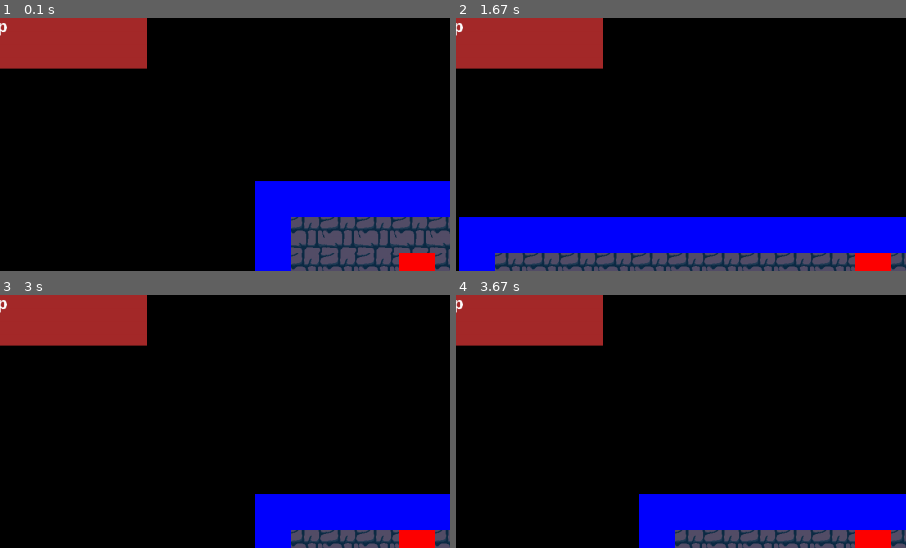
Above: before the commit, frames 1-4 (two rows, left to right).
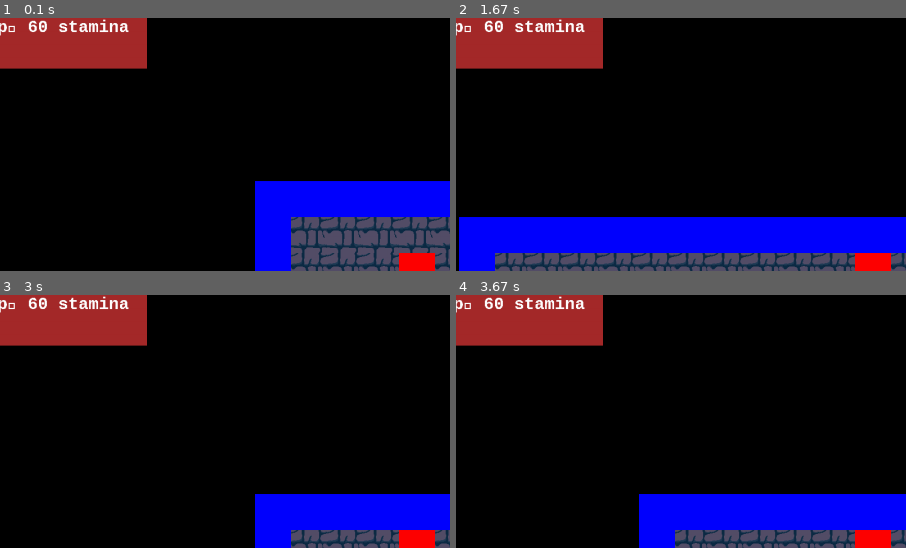
Above: after the commit, the same moments.

Repository: benedekhalaj/pygame-roguelike
Game: pygame game, started from play.py
Same seed, same stepped clock (60 frames per second), same inputs: the game is played once before the commit and once after it.
Inputs:
- Up to frame 1 (0.1 s): no input
- Up to frame 2 (1.67 s): hold Right 0.33-0.8 s; hold Up 0.83-1.13 s; hold Right 1.17-1.63 s
- Up to frame 3 (3 s): hold Left 1.67-2.2 s; hold Up 2.23-2.53 s; hold Left 2.57-2.97 s
- Up to frame 4 (3.67 s): hold Right from 3.4 s (still down)
The pictures show only the part of the screen within x 4-54%, y 0-50%; the shares and areas given below are measured in that part.

The runs differ from the first frame. In frame 1, 0.6% of the frame differs, in the area x 1-29%, y 0-6%; in frame 2, 0.6%; in frame 3, 0.6%; in frame 4, 0.6%.

Commit message:
Player: Add stamina print

Diff:
--- a/model/player/player.py
+++ b/model/player/player.py
@@ -1,4 +1,3 @@
-from pygame.constants import SCRAP_SELECTION
 from model import data_manager
 import pygame
 import pygame.freetype
@@ -16,11 +15,12 @@
         self.color = self.standard_color
 
         self.walk_speed = 8
-        self.sprint_speed = self.walk_speed * 3
+        self.stamina_limit = 60
+        self.sprint_speed = self.walk_speed * 1.5
         self.velocity = self.walk_speed
         self.sprinting = False
         self.can_spirnt = True
-        self.stamina_limit = 60
+        self.stamina = self.stamina_limit
 
         self.direction = 'right'
 
@@ -36,8 +36,7 @@
         self.attack_duration = 40
 
         self.health = 1
-        self.stamina = self.stamina_limit
-        self.stat = Stat(colors, screen_size, self.health)
+        self.stat = Stat(colors, screen_size, (self.health, self.stamina))
         self.visible = True
 
     def move(self, objects, x_direction, y_direction):
@@ -171,7 +170,7 @@
                 self.color = self.standard_color
 
         def update_stat(self):
-            self.stat.text = self.stat.create_text(self.colors, self.health)
+            self.stat.text = self.stat.create_text(self.colors, (self.health, self.stamina))
 
         set_invicible(self)
         set_damage_timer(self)
@@ -237,7 +236,7 @@
 
 
 class Stat():
-    def __init__(self, colors, screen_size, player_health):
+    def __init__(self, colors, screen_size, player_stats):
         self.type = "stat"
         self.x = 0
         self.y = 0
@@ -246,12 +245,14 @@
         self.rect = pygame.Rect(self.x, self.y, self.width, self.height)
         self.color = colors.BROWN
         self.visible = True
-        self.text = self.create_text(colors, player_health)
-
-    def create_text(self, colors, player_health):
+        self.text = self.create_text(colors, player_stats)
+
+    def create_text(self, colors, player_stats):
         font_type = 'couriernew'
         font_size = 30
+        player_health = player_stats[0]
+        player_stamina = player_stats[1]
         font = pygame.font.SysFont(font_type, font_size, bold=True)
-        textsurface = font.render(f"{player_health} hp", False, colors.WHITE)
+        textsurface = font.render(f"{player_health} hp\n {player_stamina} stamina", False, colors.WHITE)
         return textsurface
         # pygame.font.get_fonts()
